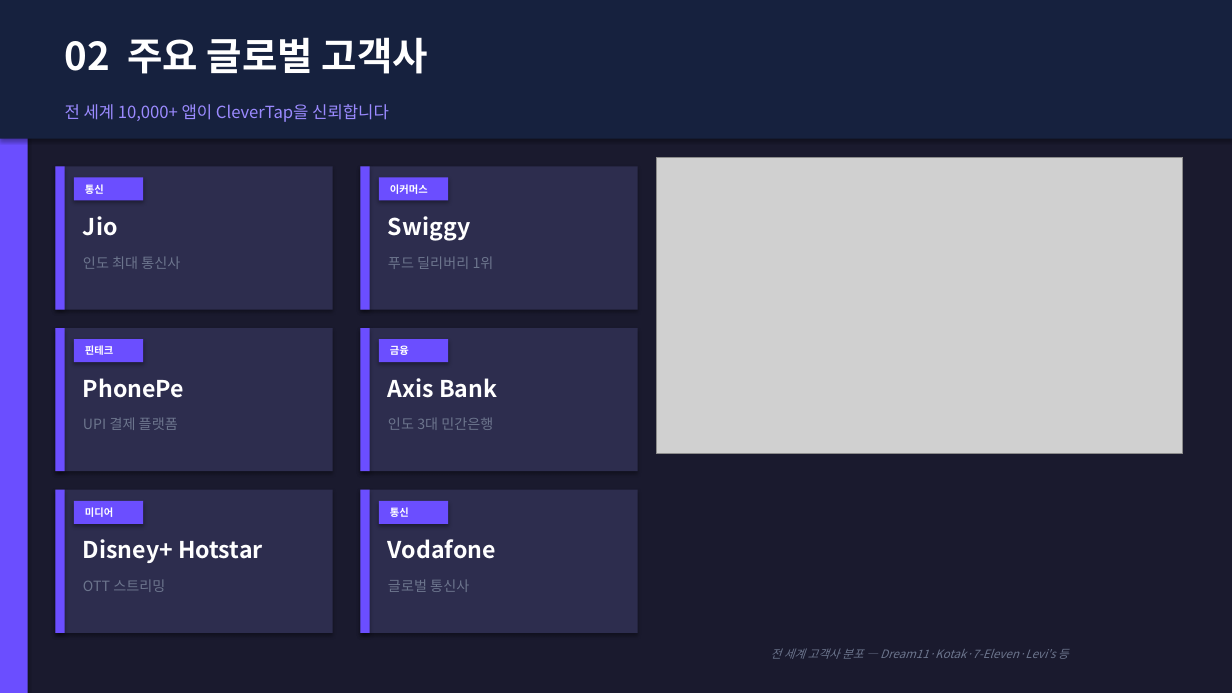
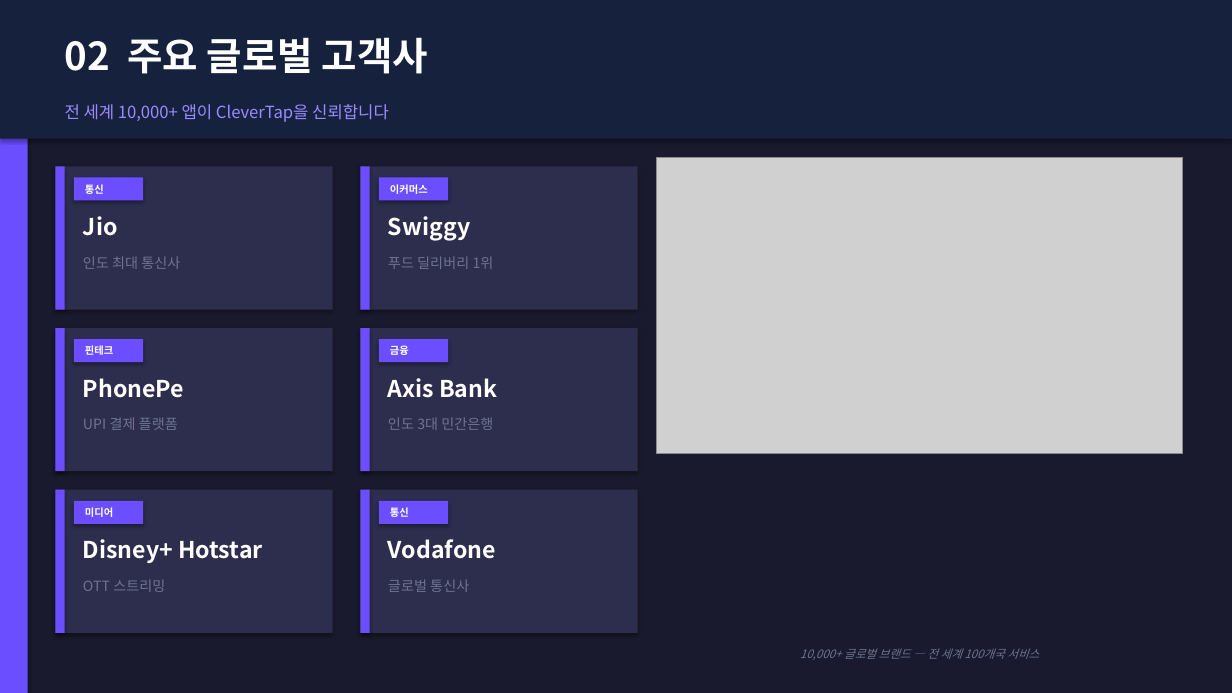
Before and after one commit to redskio/pepper, a slide deck: slide 4 of output/clevertap_proposal_kr_v5.pptx. Drawn at 1232x693 pixels with LibreOffice and Linux fonts; fonts in the diff are those of the drawing; grey boxes stand for pictures. Boxes give left, top, right and bottom in pixels: in the first picture for what was removed or moved away, otherwise in the second. Text is boxed around its words. In the diff, an @@ line names an element or a change of style, - is before the commit and + after.

```diff
--- a/output/clevertap_proposal_kr_v5.pptx
+++ b/output/clevertap_proposal_kr_v5.pptx
@@ text at <box>800,648,1039,660</box>: text changed @@
-전 세계 고객사 분포 — Dream11·Kotak·7-Eleven·Levi's 등
+10,000+ 글로벌 브랜드 — 전 세계 100개국 서비스
```
Also in this commit, not shown: 11 other slides changed, 1 other file.
